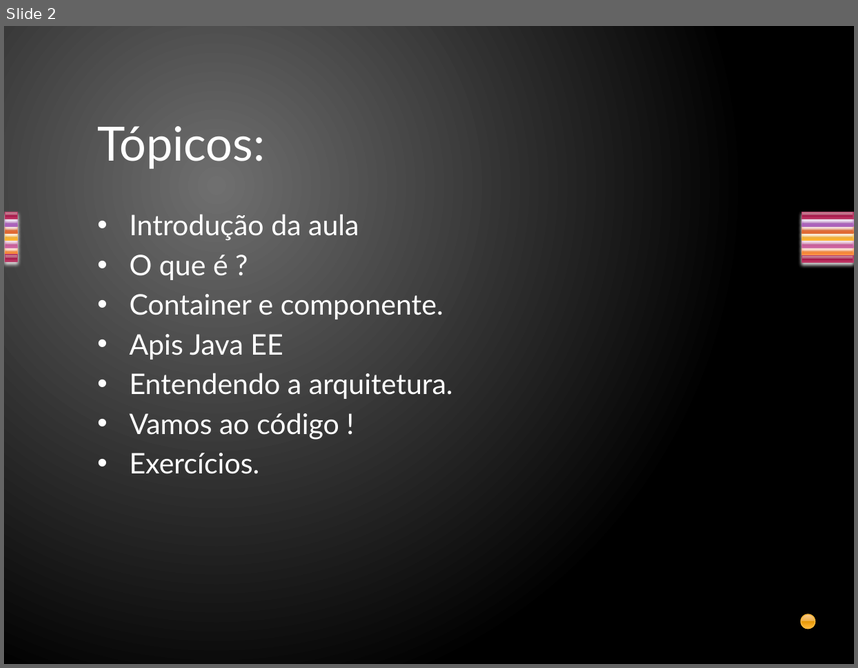
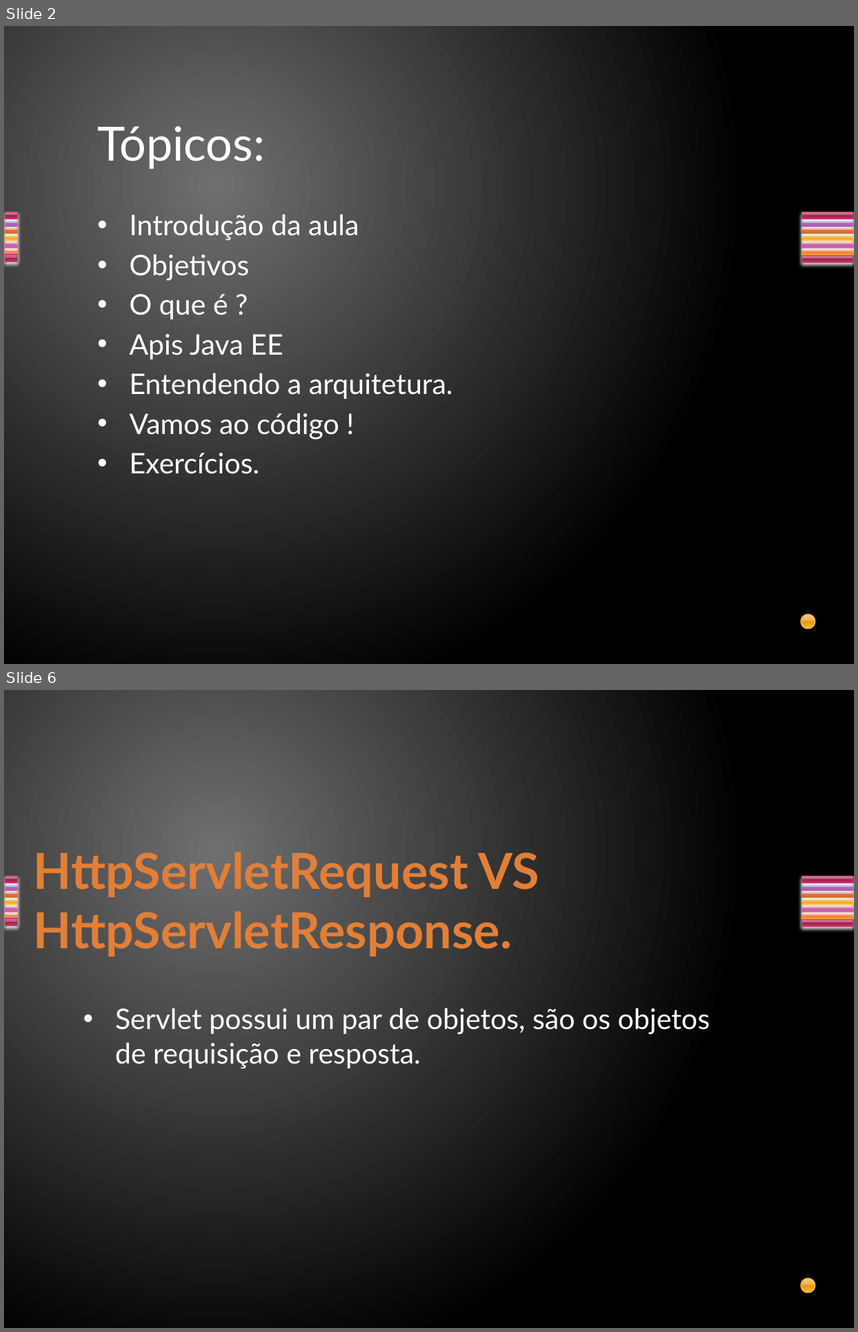
Before and after one commit to davirj9/javaAvancado, a slide deck: AulasAvancado/src/main/resources/br/com/Aula2/Servlets.pptx. Shown one above the other, each under a label of ours: slide 2 before the commit, slides 2 and 6 after it; the slides between them are not shown. The pictures are 858x668 and 858x1332 pixels, drawn with LibreOffice and Linux fonts; fonts in the diff are those of the drawing. Boxes give left, top, right and bottom in pixels: in the first picture for what was removed or moved away, otherwise in the second. Text is boxed around its words. In the diff, an @@ line names an element or a change of style, - is before the commit and + after.

```diff
--- a/AulasAvancado/src/main/resources/br/com/Aula2/Servlets.pptx
+++ b/AulasAvancado/src/main/resources/br/com/Aula2/Servlets.pptx
@@ slide 6 added at <box>4,690,854,1328</box>, background gradient #707070 to #000000; not listed: 15 template elements that a slide beside it also shows @@
@@ title added at <box>34,851,539,958</box>, 42 pt, text gradient #E38037 to #FA8D3D, bold @@
+HttpServletRequest VS HttpServletResponse.
@@ text added at <box>115,1007,710,1069</box>, 24 pt, text #FFFFFF @@
+• Servlet possui um par de objetos, são os objetos de requisição e resposta.
@@ slide 2 changed as well @@
@@ text at <box>130,254,250,281</box>: paragraph added @@
+• Objetivos
@@ text at <box>130,294,444,319</box>: paragraph removed @@
-• Container e componente.
```
Also in this commit, not shown: 2 other slides changed, 6 other slides added, 8 slides removed, 2 other files.
